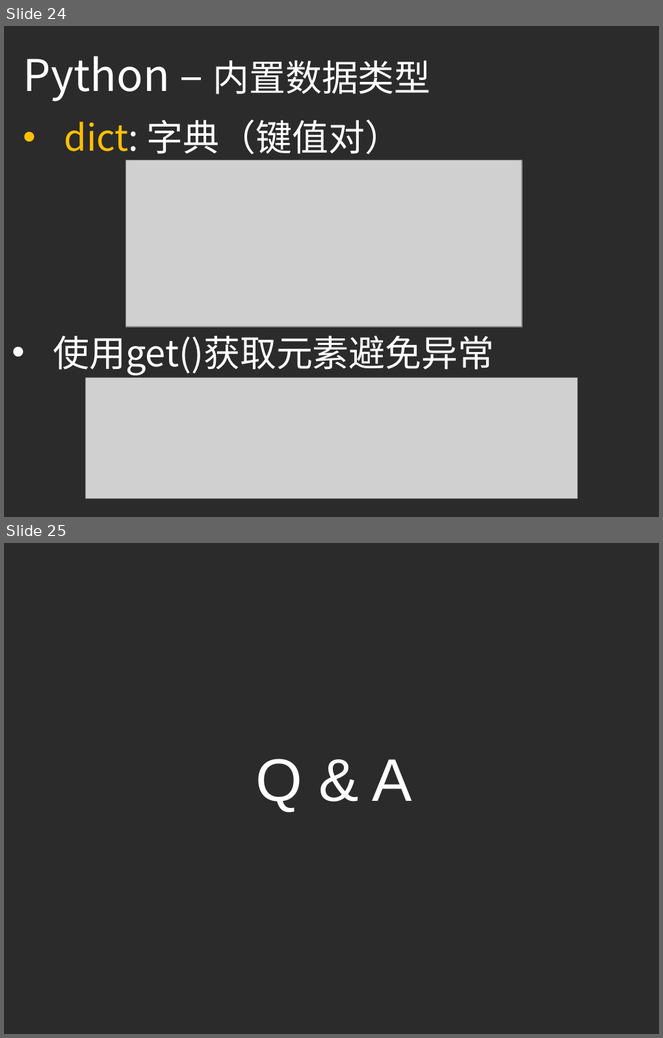
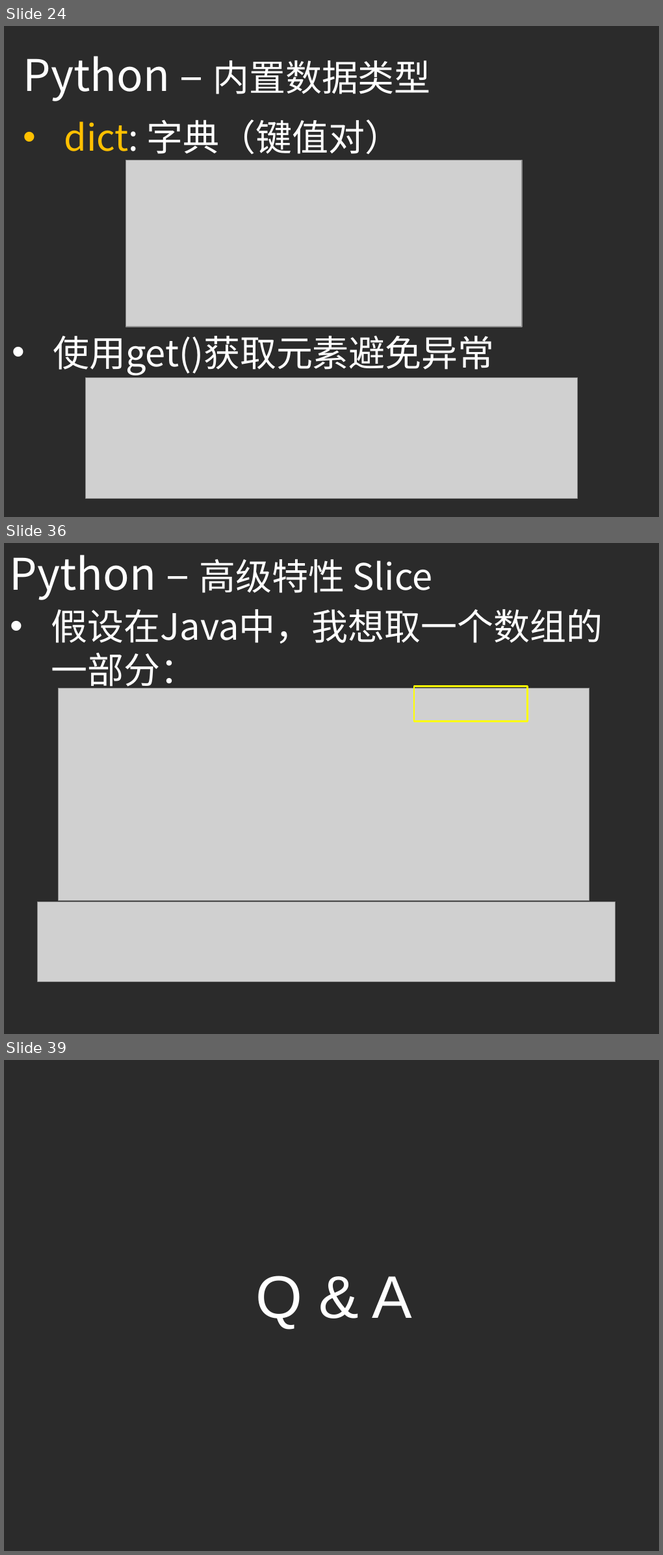
Before and after one commit to ouriris/ml-course, a slide deck: chapter.1/ppt/ML_CH1_Python_Basic.pptx. Shown one above the other, each under a label of ours: slides 24 and 25 before the commit, slides 24, 36 and 39 after it; the slides between them are not shown. The pictures are 663x1038 and 663x1555 pixels, drawn with LibreOffice and Linux fonts; fonts in the diff are those of the drawing; grey boxes stand for pictures; background and template pictures are left out; a plain dark background stands for a picture behind light text. Boxes give left, top, right and bottom in pixels: in the first picture for what was removed or moved away, otherwise in the second. Text is boxed around its words. In the diff, an @@ line names an element or a change of style, - is before the commit and + after.

Commit message:
Update Ch1 ppt, add python basic

```diff
--- a/chapter.1/ppt/ML_CH1_Python_Basic.pptx
+++ b/chapter.1/ppt/ML_CH1_Python_Basic.pptx
@@ slide 36 added at bbox=[4, 543, 659, 1034], background picture (left out) @@
@@ text added at bbox=[10, 555, 433, 600], 40 pt, text #FFFFFF @@
+Python – 高级特性 Slice
@@ text added at bbox=[51, 609, 603, 693], 40 pt, text #FFFFFF @@
+• 假设在Java中，我想取一个数组的一部分：
@@ picture added at bbox=[59, 688, 590, 901] @@
@@ rectangle added at bbox=[414, 687, 527, 722], outline #FFFF00 2 pt @@
@@ picture added at bbox=[37, 902, 615, 982] @@
@@ what was slide 25 is now slide 39 @@
```
Also in this commit, not shown: 13 other slides added.
